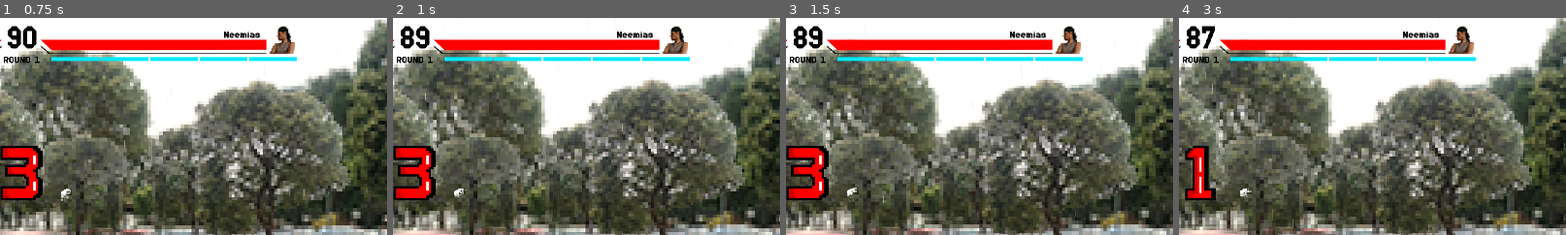
Above: before the commit, frames 1-4 (left to right).
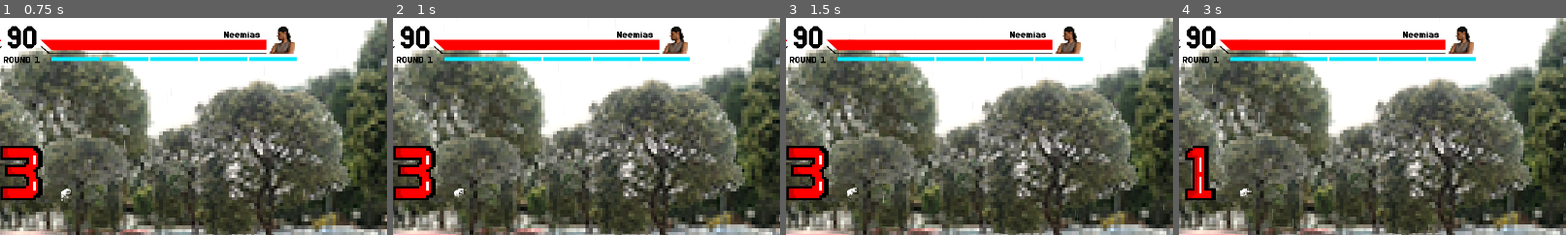
Above: after the commit, the same moments.

Repository: PHGomides/Desenvolvimento_UFcJ
Game: Godot game, scene res://prefer/world.tscn
Two runs of this game, one before a commit and one after it. Both use one fixed random seed, a clock stepped at 60 frames per second and the inputs below. Video files are missing from this copy of the repository; at most half a second of black plays in their place.
Inputs (mouse positions are % of the whole screen's width and height, from its top left):
- Up to frame 1 (0.75 s): move the mouse to (72, 45) at 0.52 s; hold Right (ui_right) from 0.53 s (still down)
- Up to frame 2 (1 s): keep holding Right (ui_right)
- Up to frame 3 (1.5 s): move the mouse to (30, 55) at 1.27 s; release Right (ui_right) at 1.28 s; hold Left (ui_left) from 1.28 s (still down)
- Up to frame 4 (3 s): move the mouse to (60, 28) at 2.02 s; release Left (ui_left) at 2.03 s; hold Right (ui_right) from 2.03 s (still down); move the mouse to (45, 70) at 2.77 s
The pictures show only the part of the screen within x 47-97%, y 1-51%; the shares and areas given below are measured in that part.

Frame 1 is identical in both runs. In frame 2, less than 0.1% of the frame differs, in the area x 2-9%, y 8-12%; in frame 3, less than 0.1%; in frame 4, 0.3%, in the area x 2-10%, y 3-15%.

Commit message:
Reconstruindo sistema de tempo

Diff:
--- a/game/Scripts/HUD/Round.gd
+++ b/game/Scripts/HUD/Round.gd
@@ -20,7 +20,7 @@
 @onready var barras: Control = $"../Barras"
 @onready var round: Label = $round
 
-signal inicar_time()
+signal iniciar_time()
 signal reset_time()
 
 func _ready() -> void:
@@ -62,6 +62,7 @@
 	fight.visible = true
 	await get_tree().create_timer(1).timeout
 	fight.visible = false
+	emit_signal("iniciar_time")
 	ativar_controle_jogadores()
 
 func _on_time_is_up():
--- a/game/Scripts/HUD/Tempo.gd
+++ b/game/Scripts/HUD/Tempo.gd
@@ -11,7 +11,8 @@
 signal time_is_up()
 
 func _ready() -> void:
-	round.connect("reset_time", Callable(self, "inciartimer"))
+	round.connect("reset_time", Callable(self, "recomeco"))
+	round.connect("iniciar_time", Callable(self, "iniciartimer"))
 	tempo_label.text = str("%02d" % default_seconds)
 	seconds = default_seconds
 
@@ -30,4 +31,3 @@
 	clocktimer.stop()
 	seconds = default_seconds
 	tempo_label.text = str("%02d" % seconds)
-	clocktimer.start()  # Reinicia o timer
--- a/game/prefer/world.tscn
+++ b/game/prefer/world.tscn
@@ -246,7 +246,6 @@
 script = ExtResource("12_sra55")
 
 [node name="clocktimer" type="Timer" parent="HUD/Tempo"]
-autostart = true
 
 [node name="MarginContainer" type="MarginContainer" parent="HUD/Tempo"]
 layout_mode = 1
